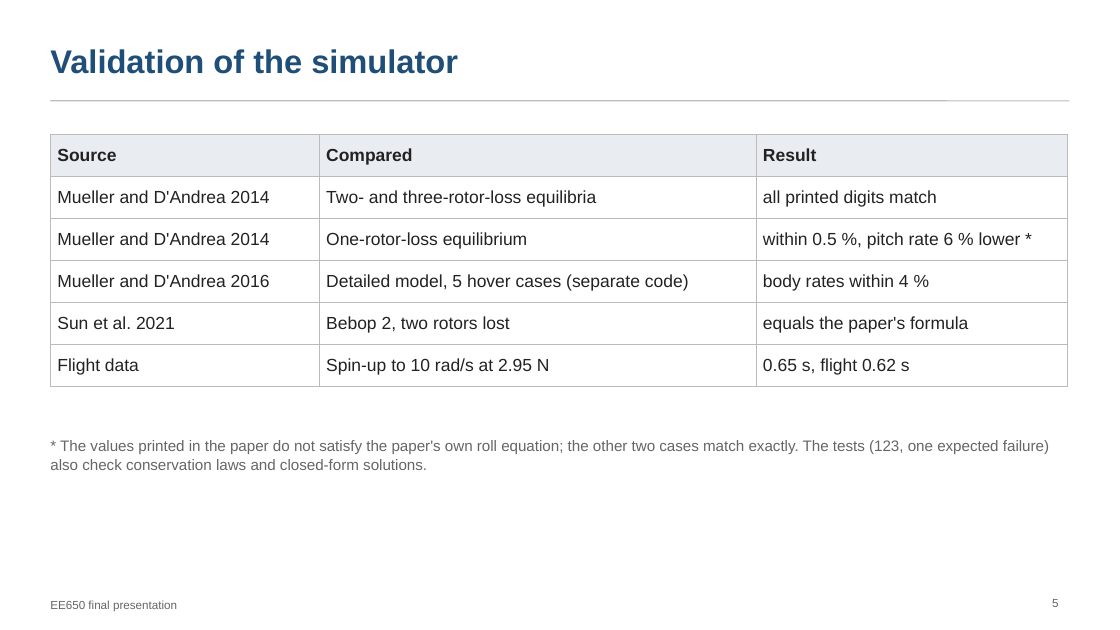
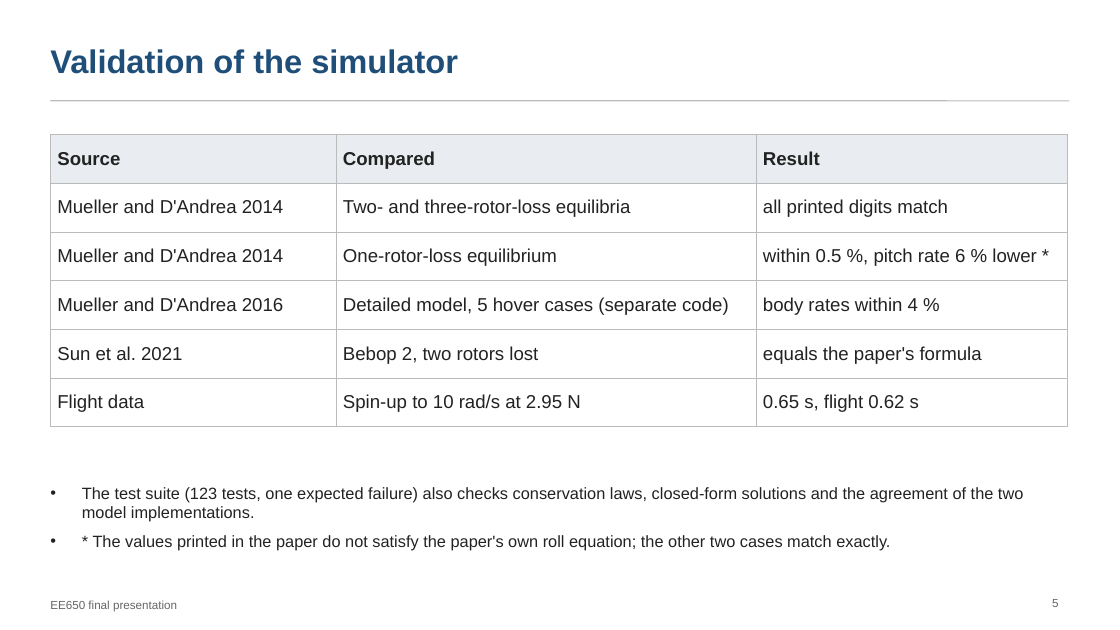
Before and after one commit to pranshuk22/quadrotor-rotor-loss-recovery, a slide deck: slide 5 of docs/deck/final-presentation.pptx. Drawn at 1120x630 pixels with LibreOffice and Linux fonts; fonts in the diff are those of the drawing. Boxes give left, top, right and bottom in pixels: in the first picture for what was removed or moved away, otherwise in the second. Text is boxed around its words. In the diff, an @@ line names an element or a change of style, - is before the commit and + after.

Commit message:
Rework the final deck: fuller layouts, no internal experiment labels
Slide titles and text no longer use the experiment names; the title rows of the figures are cropped (prepare_figures.py) and panel captions are slide text. Tables and figures are enlarged to fill the slides; overflowing text boxes fixed.

```diff
--- a/docs/deck/final-presentation.pptx
+++ b/docs/deck/final-presentation.pptx
@@ table at (50,134,1067,416) @@
@@ size 15 to 16 pt @@
@@ text at (82,487,1023,551): text changed; size 13 to 14 pt; text colour #666666 to #222222 @@
-* The values printed in the paper do not satisfy the paper's own roll equation; the other two cases match exactly. The tests (123, one expected failure) also check conservation laws and closed-form solutions.
+• The test suite (123 tests, one expected failure) also checks conservation laws, closed-form solutions and the agreement of the two model implementations.
+• * The values printed in the paper do not satisfy the paper's own roll equation; the other two cases match exactly.
```
Also in this commit, not shown: 18 other slides changed, 14 other files.
